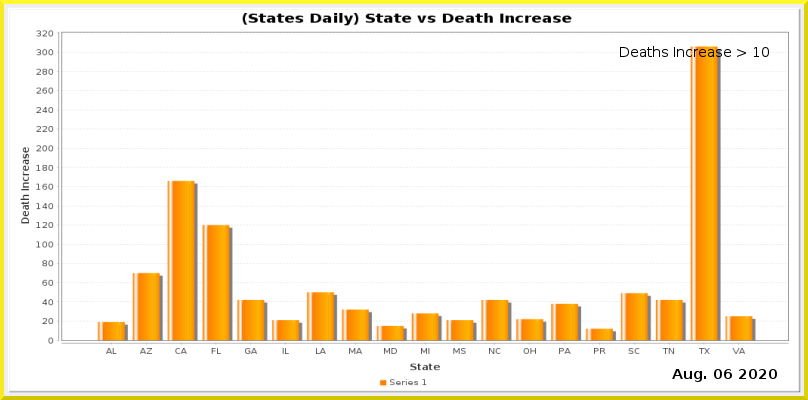
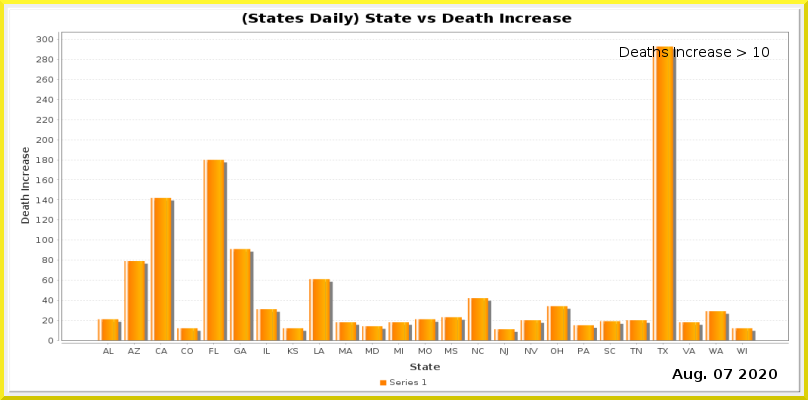
Comparing the layer stacks of the two (808, 400) images. Changes:
painted on "Current Date" over [724, 369, 732, 379]
painted on "Date_vs_TestIncrease.png" over [36, 30, 789, 356]
